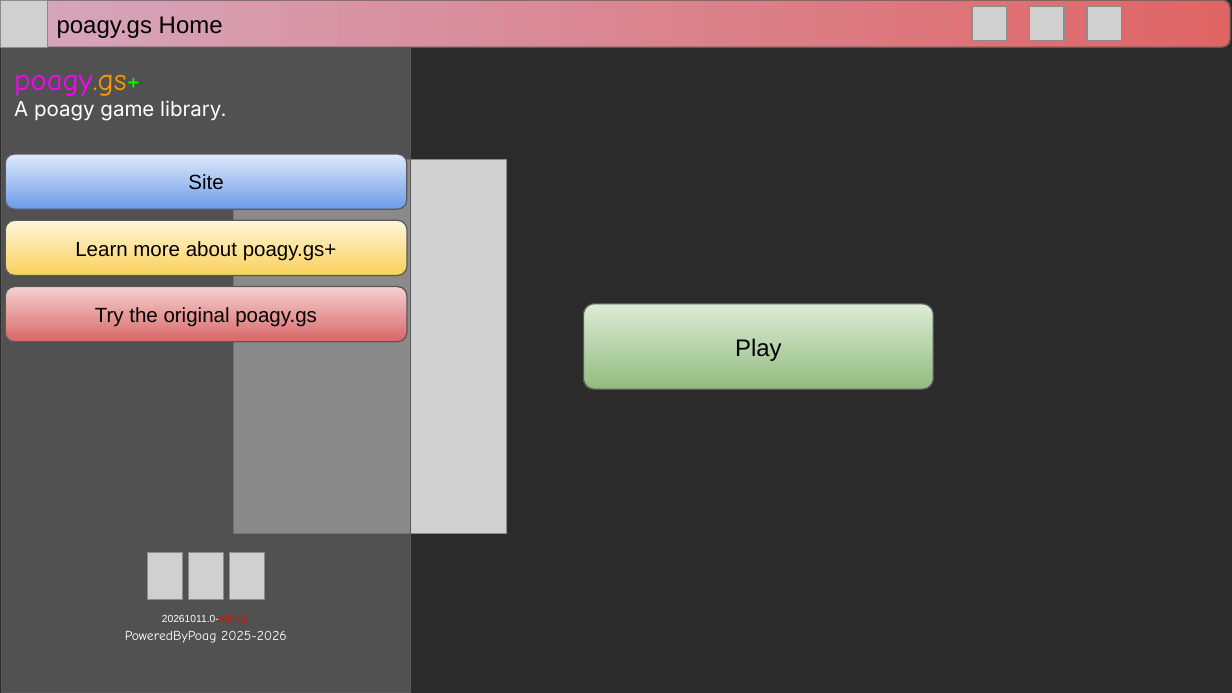
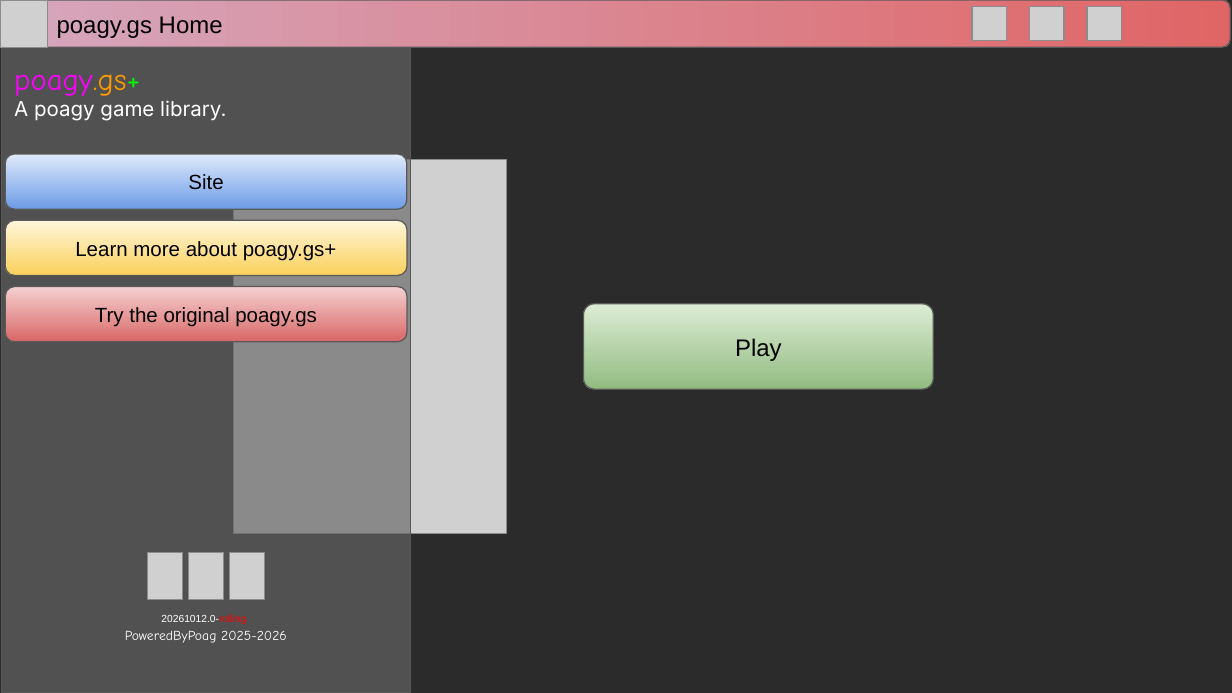
Before and after one commit to RitPigDev/poagy.gs-plus, a slide deck: slide 9 of poagy.gs+.pptx. Drawn at 1232x693 pixels with LibreOffice and Linux fonts; fonts in the diff are those of the drawing; grey boxes stand for pictures; background and template pictures are left out; a plain dark background stands for a picture behind light text. Boxes give left, top, right and bottom in pixels: in the first picture for what was removed or moved away, otherwise in the second. Text is boxed around its words. In the diff, an @@ line names an element or a change of style, - is before the commit and + after.

```diff
--- a/poagy.gs+.pptx
+++ b/poagy.gs+.pptx
@@ text at bbox=[161, 614, 246, 624]: text changed @@
-20261011.0-rolling
+20261012.0-rolling
```
Also in this commit, not shown: 4 other slides changed, 1 slide added.
